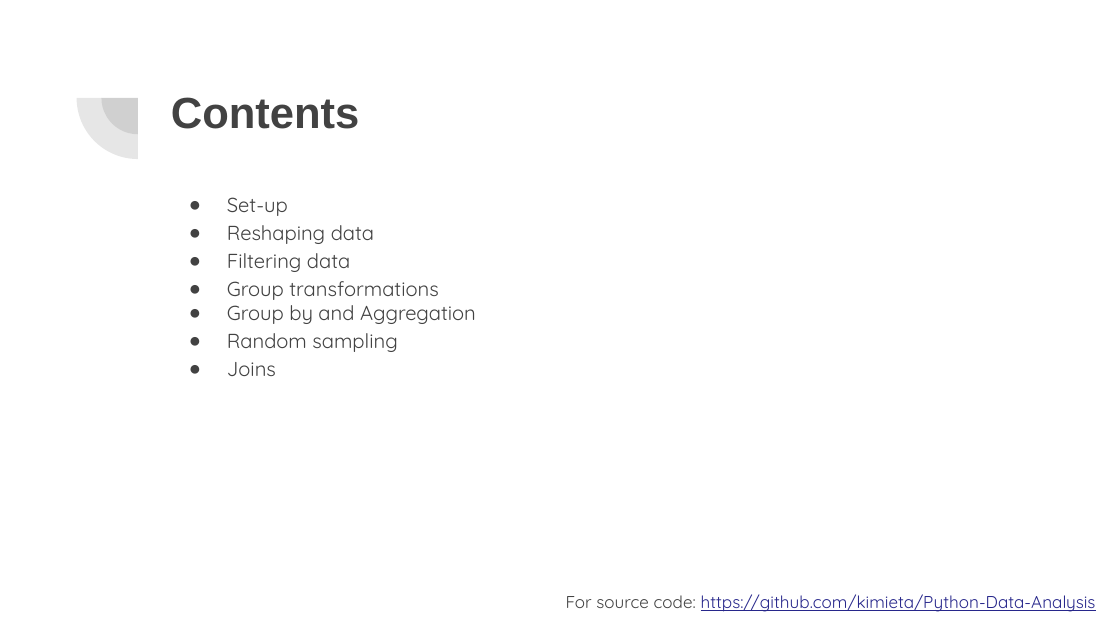
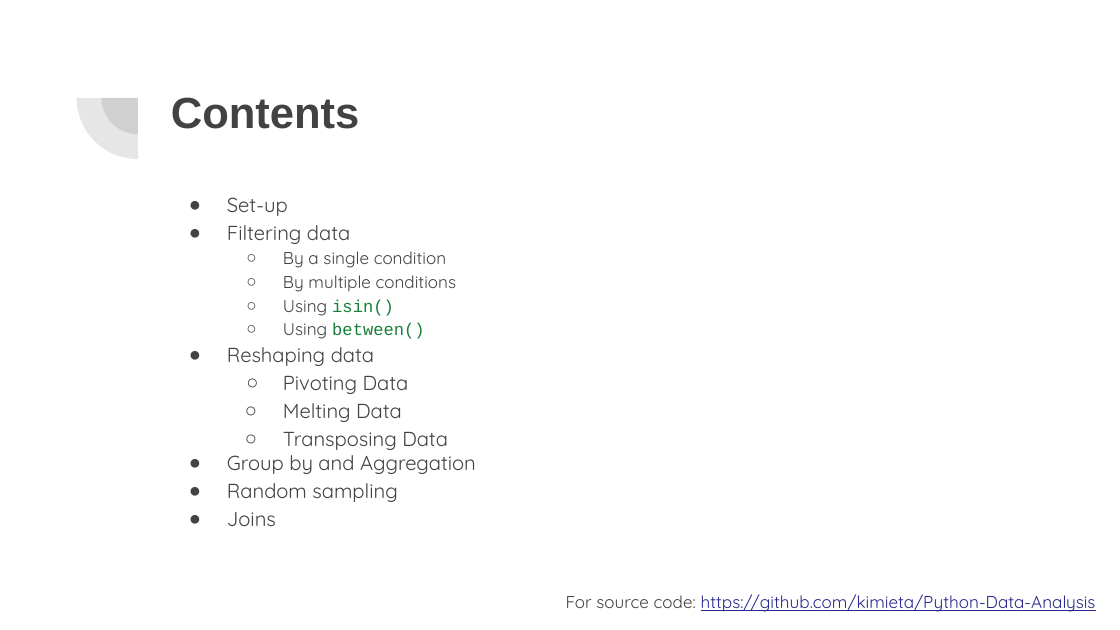
Before and after one commit to kimieta/Python-Data-Analysis, a slide deck: slide 2 of Data Analysis 2.pptx. Drawn at 1120x630 pixels with LibreOffice and Linux fonts; fonts in the diff are those of the drawing. Boxes give left, top, right and bottom in pixels: in the first picture for what was removed or moved away, otherwise in the second. Text is boxed around its words. In the diff, an @@ line names an element or a change of style, - is before the commit and + after.

```diff
--- a/Data Analysis 2.pptx
+++ b/Data Analysis 2.pptx
@@ text at bbox=[227, 225, 457, 339]: paragraphs added @@
+● Filtering data
+  ○ By a single condition
+  ○ By multiple conditions
+  ○ Using isin()
+  ○ Using between()
@@ text at bbox=[283, 376, 448, 450]: text changed @@
-● Filtering data
-● Group transformations
+  ○ Pivoting Data
+  ○ Melting Data
+  ○ Transposing Data
```
Also in this commit, not shown: 2 other slides changed.
